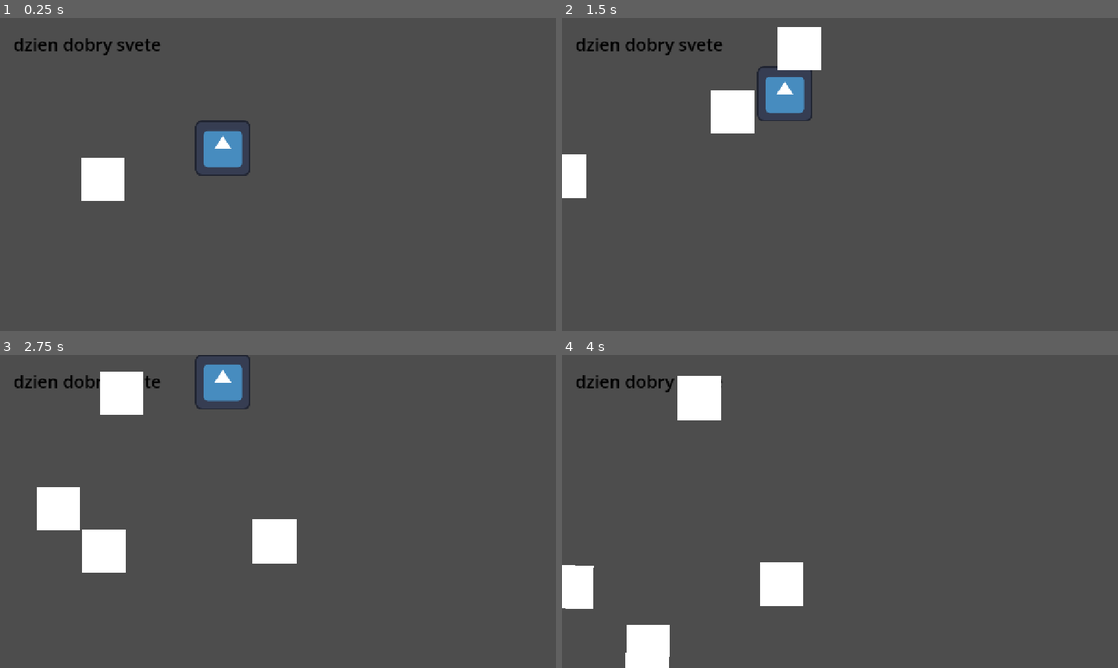
Above: before the commit, frames 1-4 (two rows, left to right).
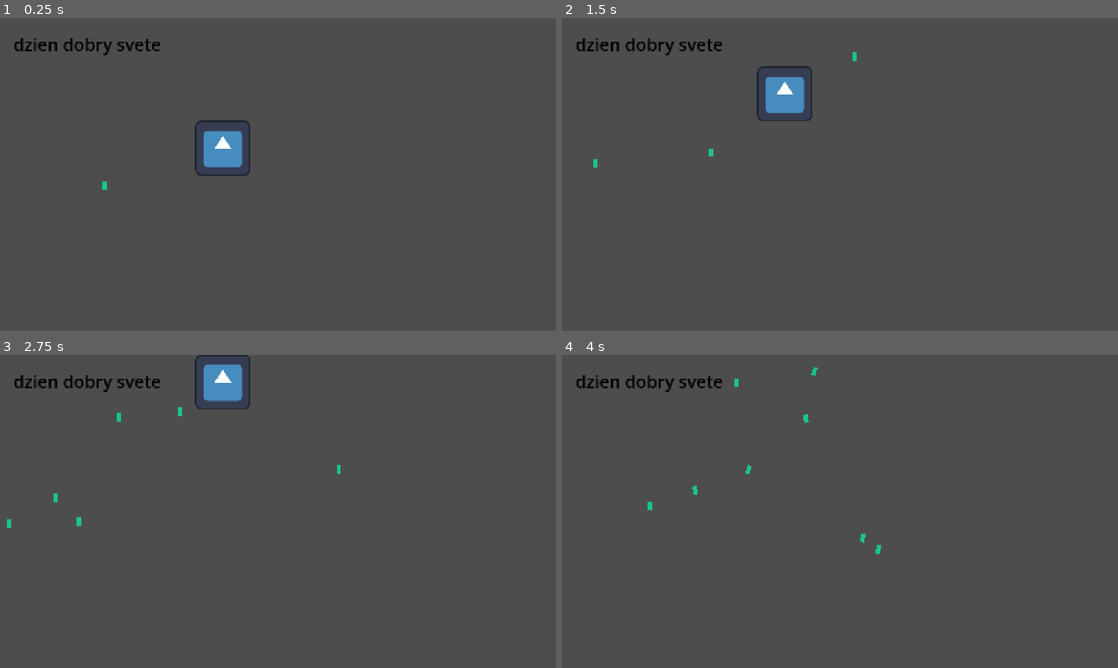
Above: after the commit, the same moments.

Repository: Matuush/gmtk2026
Game: Godot game, scene res://scenes/main.tscn
The game is run twice, just before and just after one commit, with the same random seed, the same clock (stepped at 60 frames per second) and the same inputs. The engine's default icon, where the game draws it, is replaced by a stand-in: a white triangle on a blue panel in a dark square.
Inputs:
- Up to frame 1 (0.25 s): no input
- Up to frame 2 (1.5 s): hold Up (ui_up) 0.53-1.28 s
- Up to frame 3 (2.75 s): hold Up (ui_up) from 2.03 s (still down)
- Up to frame 4 (4 s): release Up (ui_up) at 3.53 s

The runs differ from the first frame. In frame 1, 1.1% of the frame differs, in the area x 14-23%, y 44-59%; in frame 2, 2.8%; in frame 3, 4.4%, in the area x 1-62%, y 5-70%; in frame 4, 4.2%.

Commit message:
Add amoeba skeleton implementation

Diff:
--- a/scenes/game/game.gd
+++ b/scenes/game/game.gd
@@ -1,4 +1,6 @@
 extends Node2D
+
+var AMOEBA_LIMIT : int = 20
 
 var my_time : float = 0.0
 var enemies : Array = []
@@ -17,9 +19,9 @@
 
 
 func _on_spawn_timer_timeout() -> void:
-	var new_amoeba = amoeba_scene.instantiate()
-	new_amoeba.position.x = randf_range(0, window_size.x)
-	new_amoeba.position.y = randf_range(0, window_size.y)
-	enemies.push_back(new_amoeba)
-	#print(new_amoeba.position)
-	add_child(new_amoeba)
+	if enemies.size() < AMOEBA_LIMIT:
+		var new_amoeba = amoeba_scene.instantiate()
+
+		enemies.push_back(new_amoeba)
+		#print(new_amoeba.position)
+		add_child(new_amoeba)
--- a/scenes/game/organisms/amoeba.gd
+++ b/scenes/game/organisms/amoeba.gd
@@ -1,16 +1,44 @@
 class_name amoeba extends RigidBody2D
 
-var VELOCITY_CHANGE_LIMIT : float = .5
+var window_size : Vector2 = DisplayServer.window_get_size()
+var social_factor : float
+var acceleration_factor : float = 5
+var max_health : float
+var multiplication_rate : float
+var BORDER_DELTA : float = 10
+var BORDER_SUSPENSION : float = 0.9
+
+var color : float
+var health : float
+
+func die() -> void:
+	pass
+
+func _init() -> void:
+	position.x = randf_range(0, window_size.x)
+	position.y = randf_range(0, window_size.y)
 
 func _ready() -> void:
-	print("have been made")
+	pass
 
 func _process(delta: float) -> void:
-	pass
+	window_size = DisplayServer.window_get_size()
 
 func _physics_process(delta: float) -> void:
 	linear_velocity += Vector2(
-		randf_range(-VELOCITY_CHANGE_LIMIT, VELOCITY_CHANGE_LIMIT),
-		randf_range(-VELOCITY_CHANGE_LIMIT, VELOCITY_CHANGE_LIMIT)
+		randf_range(-acceleration_factor, acceleration_factor),
+		randf_range(-acceleration_factor, acceleration_factor)
 	)
 	move_and_collide(linear_velocity)
+	if position.x > window_size.x:
+		linear_velocity.x *= -BORDER_SUSPENSION
+		position.x = window_size.x - BORDER_DELTA
+	if position.x < 0:
+		linear_velocity.x *= -BORDER_SUSPENSION
+		position.x = BORDER_DELTA
+	if position.y > window_size.y:
+		linear_velocity.y *= -BORDER_SUSPENSION
+		position.y = window_size.y - BORDER_DELTA
+	if position.y < 0:
+		linear_velocity.y *= -BORDER_SUSPENSION
+		position.y = BORDER_DELTA
--- a/scenes/game/organisms/amoeba.tscn
+++ b/scenes/game/organisms/amoeba.tscn
@@ -3,8 +3,8 @@
 [ext_resource type="Script" uid="uid://ukoobdr4bol4" path="res://scenes/game/organisms/amoeba.gd" id="1_gtxip"]
 
 [sub_resource type="CapsuleShape2D" id="CapsuleShape2D_oyn23"]
-radius = 50.0
-height = 200.0
+radius = 5.0
+height = 20.0
 
 [node name="Amoeba" type="RigidBody2D" unique_id=1900628124]
 gravity_scale = 0.0
@@ -14,7 +14,17 @@
 shape = SubResource("CapsuleShape2D_oyn23")
 
 [node name="ColorRect" type="ColorRect" parent="." unique_id=1175198685]
-offset_left = -50.0
-offset_top = -50.0
-offset_right = 50.0
-offset_bottom = 50.0
+anchors_preset = 8
+anchor_left = 0.5
+anchor_top = 0.5
+anchor_right = 0.5
+anchor_bottom = 0.5
+offset_left = -5.0
+offset_top = -10.0
+offset_right = 5.0
+offset_bottom = 10.0
+grow_horizontal = 2
+grow_vertical = 2
+color = Color(0, 1, 0.627451, 0.67058825)
+
+[node name="Sprite2D" type="Sprite2D" parent="." unique_id=304902166]
